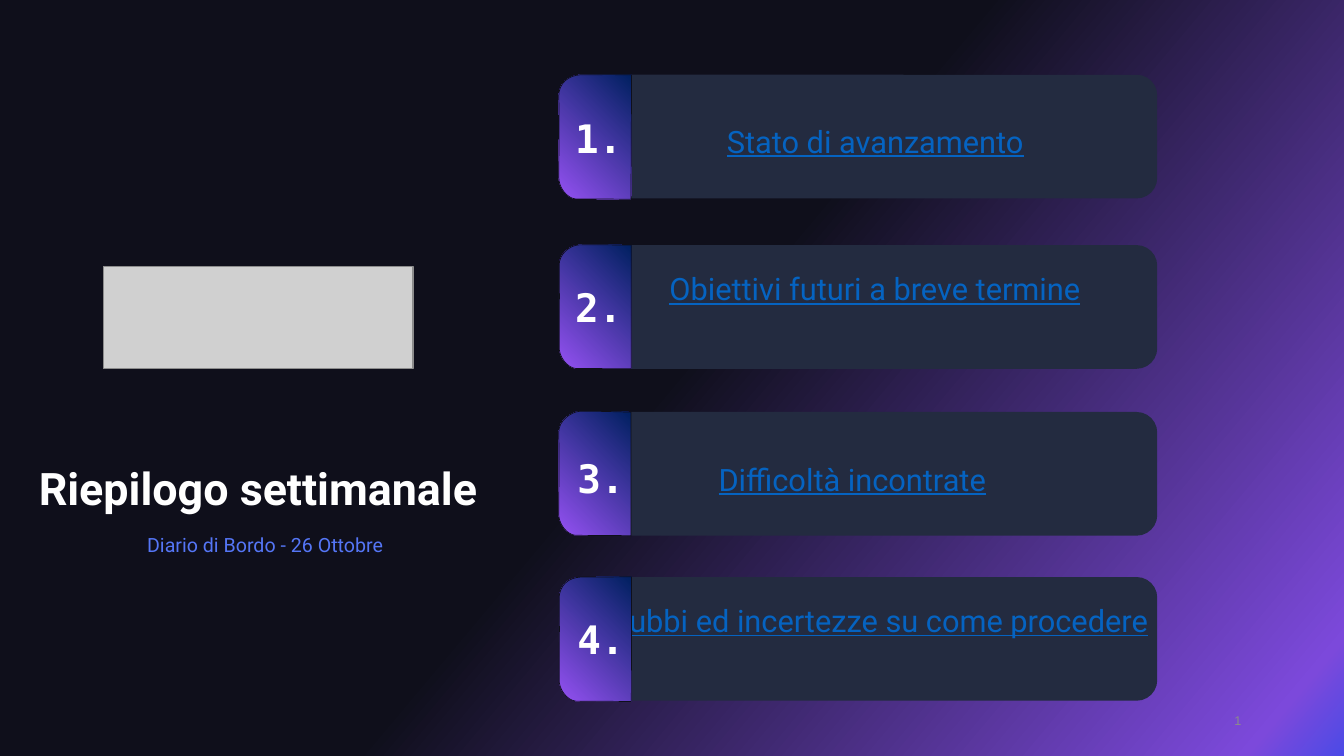
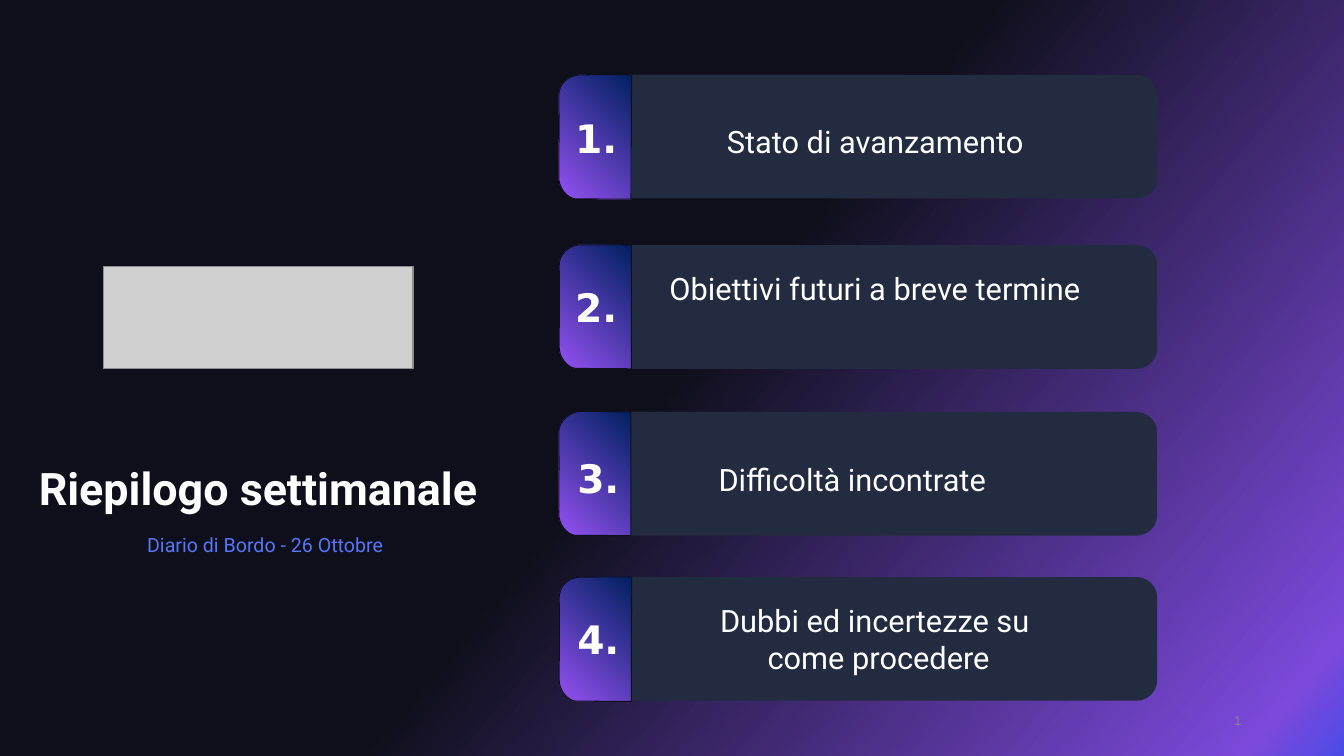
Before and after one commit to 0x06tudio/docs, a slide deck: slide 1 of src/diari_di_bordo/DiarioDiBordo1_ZeroSixStudio.pptx. Drawn at 1344x756 pixels with LibreOffice and Linux fonts; fonts in the diff are those of the drawing; grey boxes stand for pictures. Boxes give left, top, right and bottom in pixels: in the first picture for what was removed or moved away, otherwise in the second. Text is boxed around its words. In the diff, an @@ line names an element or a change of style, - is before the commit and + after.

```diff
--- a/src/diari_di_bordo/DiarioDiBordo1_ZeroSixStudio.pptx
+++ b/src/diari_di_bordo/DiarioDiBordo1_ZeroSixStudio.pptx
@@ outline #0F0F1B 0.5 pt to #0F0F1B 0.75 pt in 4 elements at (559,245,632,369), (558,412,631,536), (560,577,632,702), (560,75,632,200) @@
@@ text colour #0563C1 to #FFFFFF, underline off in 3 elements at (727,130,1023,154), (719,467,986,492), (669,276,1080,301) @@
@@ font DejaVu Sans Mono to DejaVu Sans in 4 elements at (575,124,617,153), (575,293,617,322), (577,464,619,494), (577,625,619,654) @@
@@ text at (720,609,1029,676): text changed; text colour #0563C1 to #FFFFFF @@
-Dubbi ed incertezze su come procedere
+Dubbi ed incertezze su
+come procedere
```
Also in this commit, not shown: 5 other slides changed.
